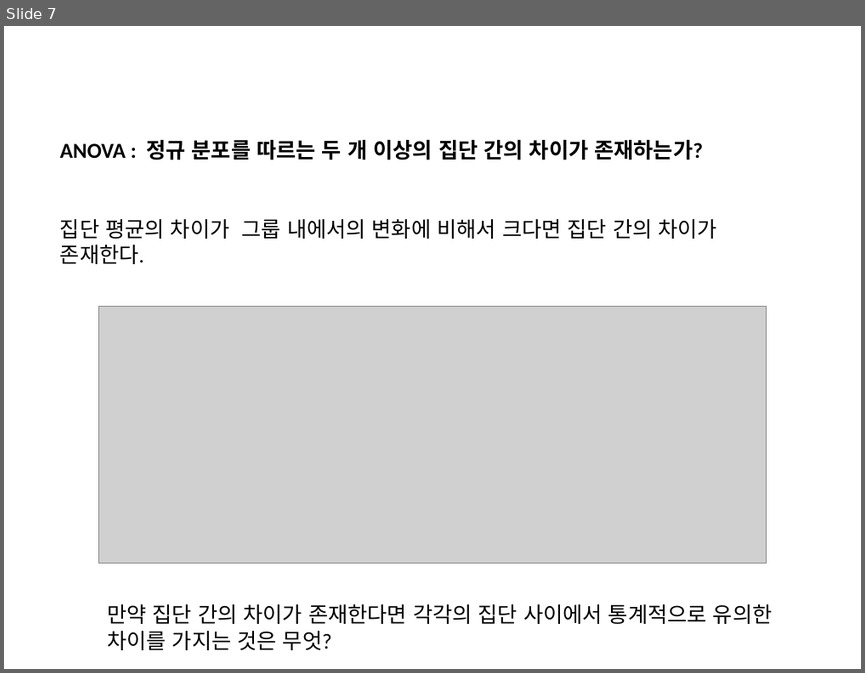
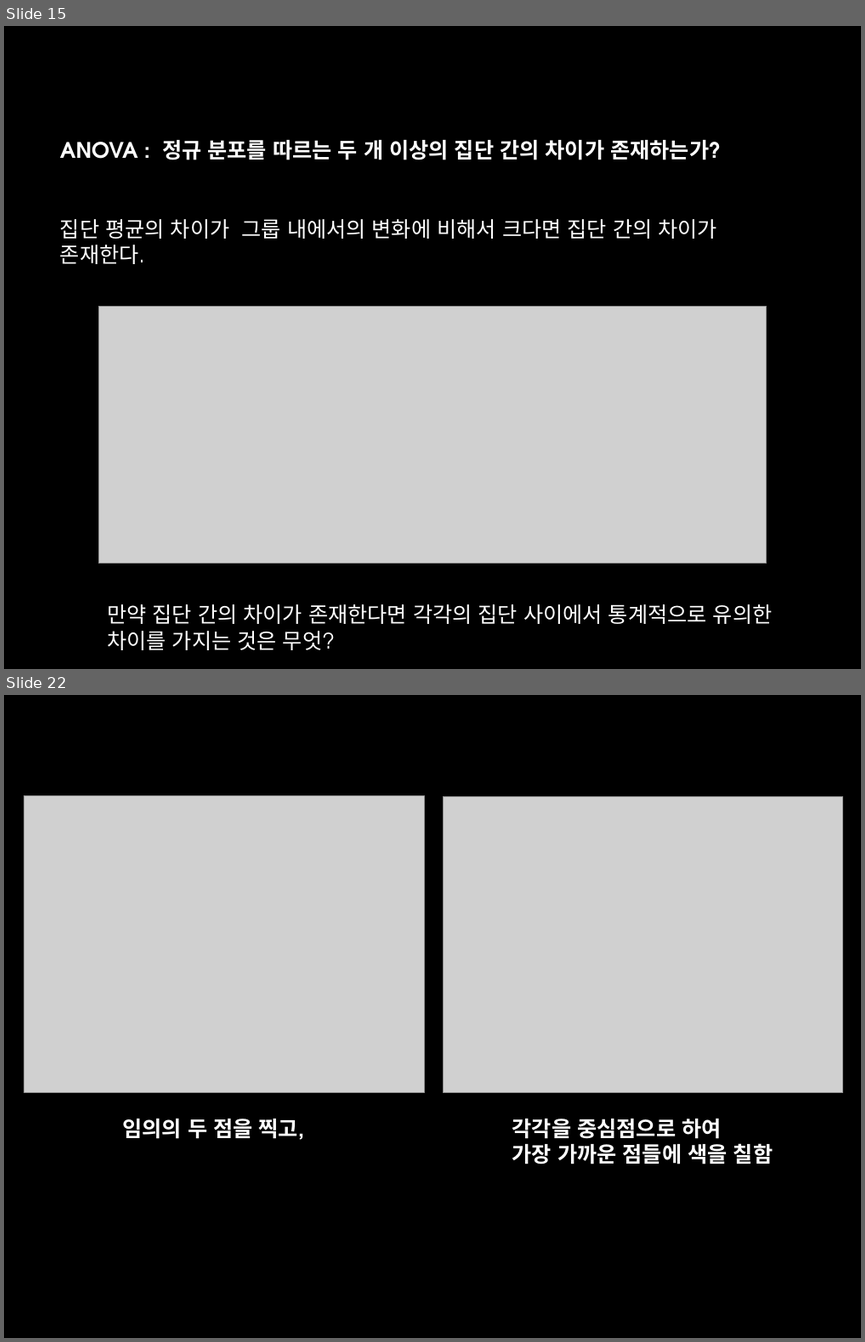
Before and after one commit to suknamgoong1970/CBNU-bioinformatics2021, a slide deck: Lecture8/Lect8.pptx. Shown one above the other, each under a label of ours: slide 7 before the commit, slides 15 and 22 after it; the slides between them are not shown. The pictures are 865x673 and 865x1342 pixels, drawn with LibreOffice and Linux fonts; fonts in the diff are those of the drawing; grey boxes stand for pictures. Boxes give left, top, right and bottom in pixels: in the first picture for what was removed or moved away, otherwise in the second. Text is boxed around its words. In the diff, an @@ line names an element or a change of style, - is before the commit and + after.

```diff
--- a/Lecture8/Lect8.pptx
+++ b/Lecture8/Lect8.pptx
@@ slide 22 added at box(4, 695, 861, 1338), background #000000 @@
@@ picture added at box(24, 795, 425, 1092) @@
@@ picture added at box(443, 797, 843, 1093) @@
@@ text added at box(122, 1118, 304, 1140), 18 pt, text #FFFFFF, bold @@
+임의의 두 점을 찍고,
@@ text added at box(512, 1118, 772, 1164), 18 pt, text #FFFFFF, bold @@
+각각을 중심점으로 하여
+가장 가까운 점들에 색을 칠함
@@ what was slide 7 is now slide 15 @@
@@ slide 15 changed as well @@
@@ background #FFFFFF to #000000 @@
@@ font Calibri to TeX Gyre Adventor, text colour #000000 to #FFFFFF in 3 elements at box(60, 140, 721, 160), box(60, 219, 717, 264), box(107, 604, 772, 650) @@
```
Also in this commit, not shown: 8 other slides changed, 17 other slides added, 4 slides removed, 1 other file.
